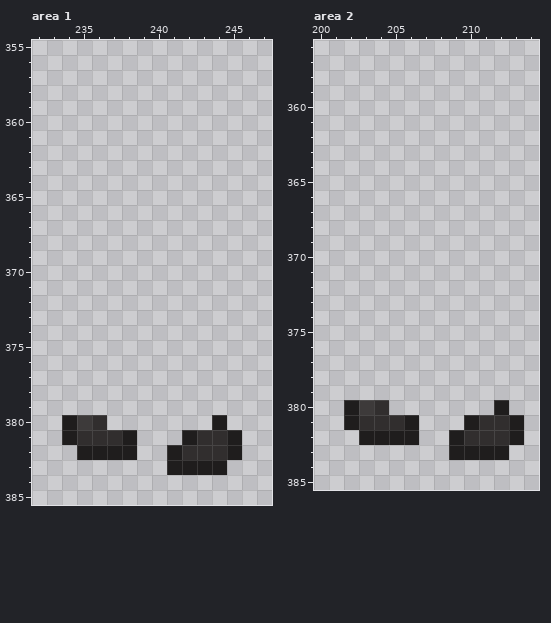
One commit to this pixel-art file: src/concept/sprite/amadixnew.aseprite. That is the earlier state.
512x608 pixels, 1 frame. Colours within 5 levels of each other are drawn and written as one. Shown: area 1: x 232..247, y 355..385; area 2: x 200..214, y 356..385. The commit also changed other parts of the picture, which this record leaves out.
New version:
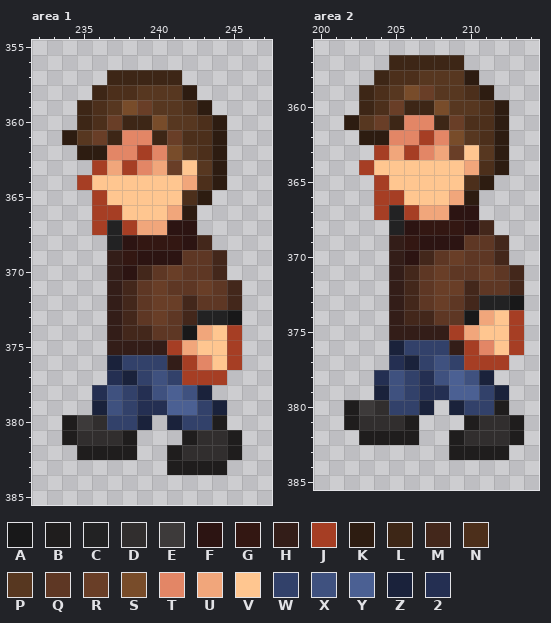
Palette (. is transparent): A #181819  B #1f1d1d  C #222223  D #312e2e  E #3d3a3a  F #2c1412  G #331712  H #331d18  J #a63e24  K #2d1c11  L #3d2616  M #43271b  N #4c2f1b  P #573720  Q #5e3724  R #693e27  S #784c2a  T #e38666  U #f1a67b  V #ffc690  W #32416a  X #3f517f  Y #4b6093  Z #1a223b  2 #242f52
What changed:
layer "torso" now shown
layer "legs" now shown
layer "head" now shown
layer "hands" now shown
Changed rows in their new state; - is an unchanged pixel.
Area 1:
first column x 234:
357 ---LLLLL----
358 --LNNPPPK---
359 -LNPSRPPNK--
360 -LNRLLSPPNK-
361 KPRLTTLRNNK-
362 -KKTTJTSPNK-
363 --JUJTURVPK-
364 -JVVVVVVUNK-
365 --JVVVVVNK--
366 --JJVVVUK---
367 --JCJUUFF---
368 ---CFGGGFM--
369 ---HGFFFQQM-
370 ---HFMQRQQM-
371 ---HMQRQQRQM
372 ---HMQRRMQQM
373 ---HMQRQMCCA
374 ---HMMQQAUVJ
375 ---HHHHJUVVJ
376 ---ZWWWHJTVJ
377 ---2ZWXWJJJ-
378 --2XW2XYXZ--
379 --ZXW22YYWZ-
380 ---WWZ-ZWW--
Area 2:
first column x 202:
357 ---LLLLL----
358 --LNNPPPK---
359 -LNPSRPPNK--
360 -LNRLLSPPNK-
361 KPRLTTLRNNK-
362 -KKTTJTSPNK-
363 --JUJTURVPK-
364 -JVVVVVVUNK-
365 --JVVVVVNK--
366 --JJVVVUK---
367 --JCJUUFF---
368 ---CFGGGFM--
369 ---HGFFFQQM-
370 ---HFMQRQQM-
371 ---HMQRQQRQM
372 ---HMQRRMQQM
373 ---HMQRQMCCA
374 ---HMMQQAUVJ
375 ---HHHHJUVVJ
376 ---ZWWWHJTVJ
377 ---2ZWXWJJJ-
378 --2XW2XYXZ--
379 --ZXW22YYWZ-
380 ---WWZ-ZWW--
Changed places in both pictures, as pixel boxes (x1, y1, x2, y2):
added: (62, 70, 242, 430)
added: (344, 55, 524, 415)
